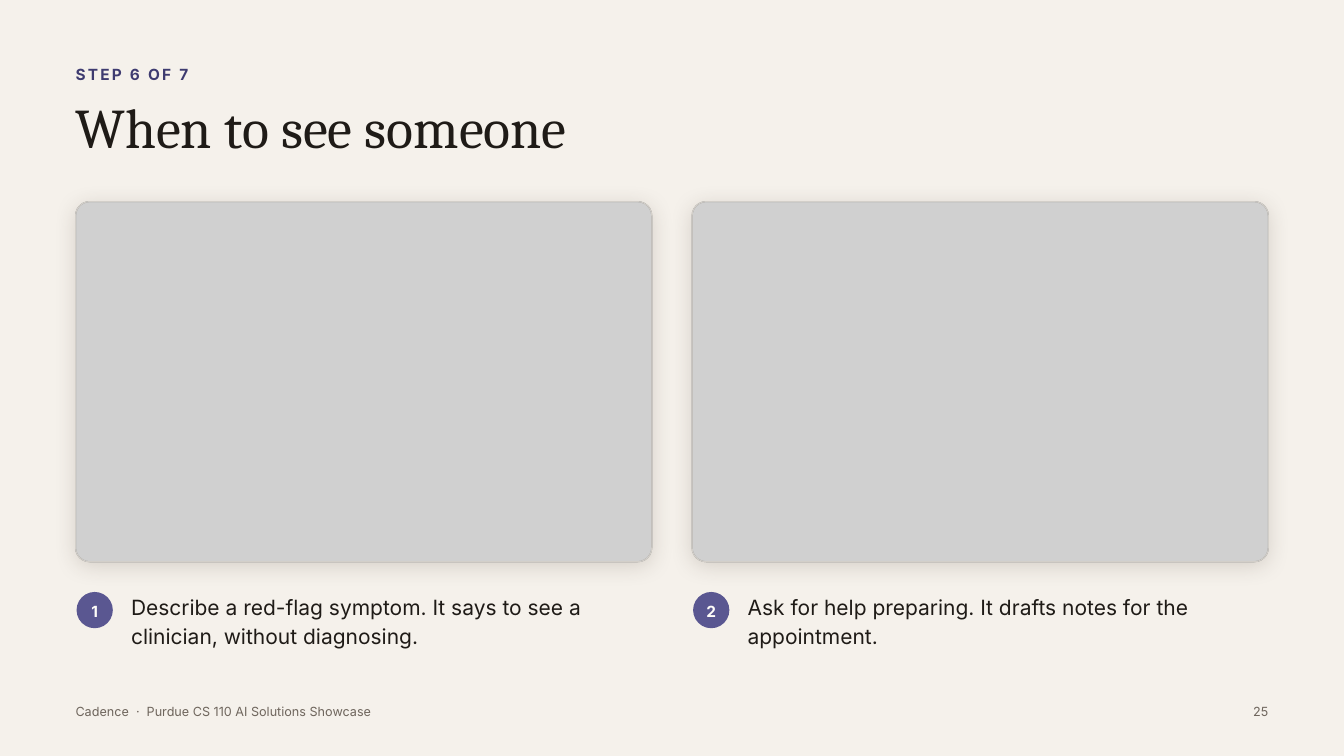
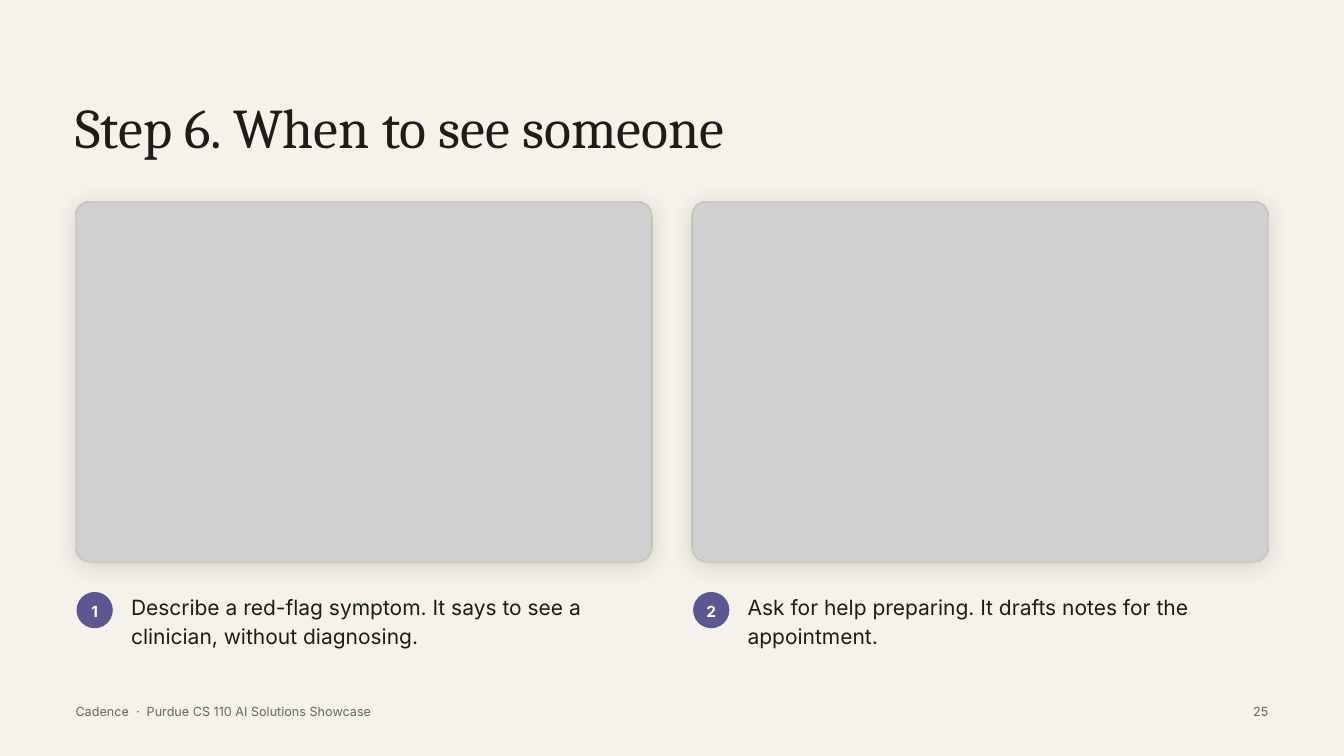
Before and after one commit to tarushvkodes/cadence, a slide deck: slide 25 of deck/Cadence-Capstone.pptx. Drawn at 1344x756 pixels with LibreOffice and Linux fonts; fonts in the diff are those of the drawing; grey boxes stand for pictures. Boxes give left, top, right and bottom in pixels: in the first picture for what was removed or moved away, otherwise in the second. Text is boxed around its words. In the diff, an @@ line names an element or a change of style, - is before the commit and + after.

```diff
--- a/deck/Cadence-Capstone.pptx
+++ b/deck/Cadence-Capstone.pptx
@@ text removed at (76,68,188,80) @@
-STEP 6 OF 7
@@ title at (76,109,724,160): text changed @@
-When to see someone
+Step 6. When to see someone
```
Also in this commit, not shown: 40 other slides changed, 9 other files.
